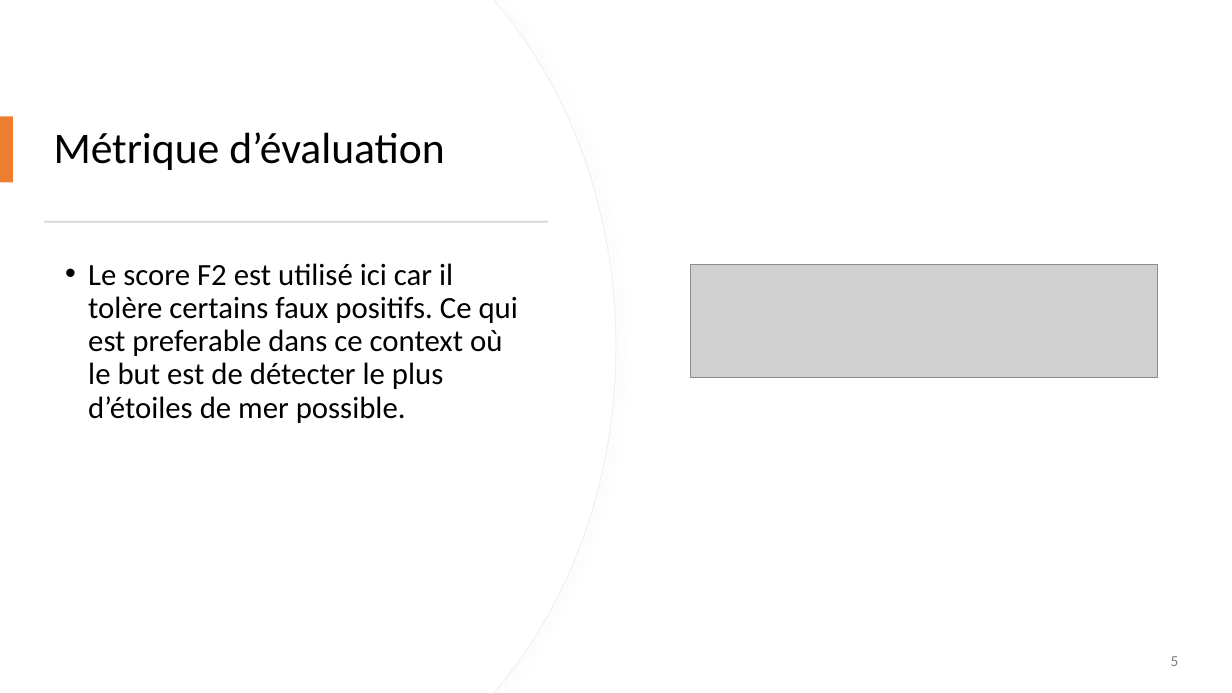
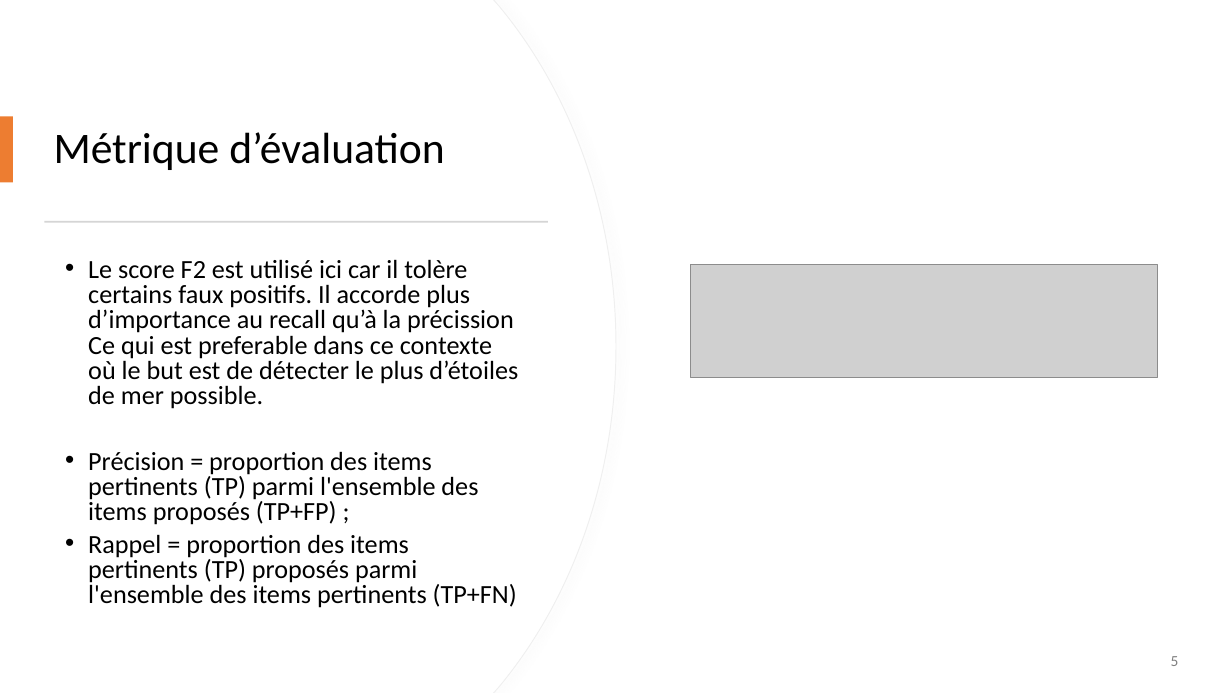
Before and after one commit to EliAd152693/OpenClasseroomsProjet8, a slide deck: slide 5 of OC_IML_P8_Presentation.pptx. Drawn at 1232x693 pixels with LibreOffice and Linux fonts; fonts in the diff are those of the drawing; grey boxes stand for pictures. Boxes give left, top, right and bottom in pixels: in the first picture for what was removed or moved away, otherwise in the second. Text is boxed around its words. In the diff, an @@ line names an element or a change of style, - is before the commit and + after.

```diff
--- a/OC_IML_P8_Presentation.pptx
+++ b/OC_IML_P8_Presentation.pptx
@@ text at [88, 259, 518, 608]: text changed; size 24 to 20.4 pt @@
-• Le score F2 est utilisé ici car il tolère certains faux positifs. Ce qui est preferable dans ce context où le but est de détecter le plus d’étoiles de mer possible.
+• Le score F2 est utilisé ici car il tolère certains faux positifs. Il accorde plus d’importance au recall qu’à la précission Ce qui est preferable dans ce contexte où le but est de détecter le plus d’étoiles de mer possible.
+• Précision = proportion des items pertinents (TP) parmi l'ensemble des items proposés (TP+FP) ;
+• Rappel = proportion des items pertinents (TP) proposés parmi l'ensemble des items pertinents (TP+FN)
```
Also in this commit, not shown: 1 other slide changed, 8 other files.
